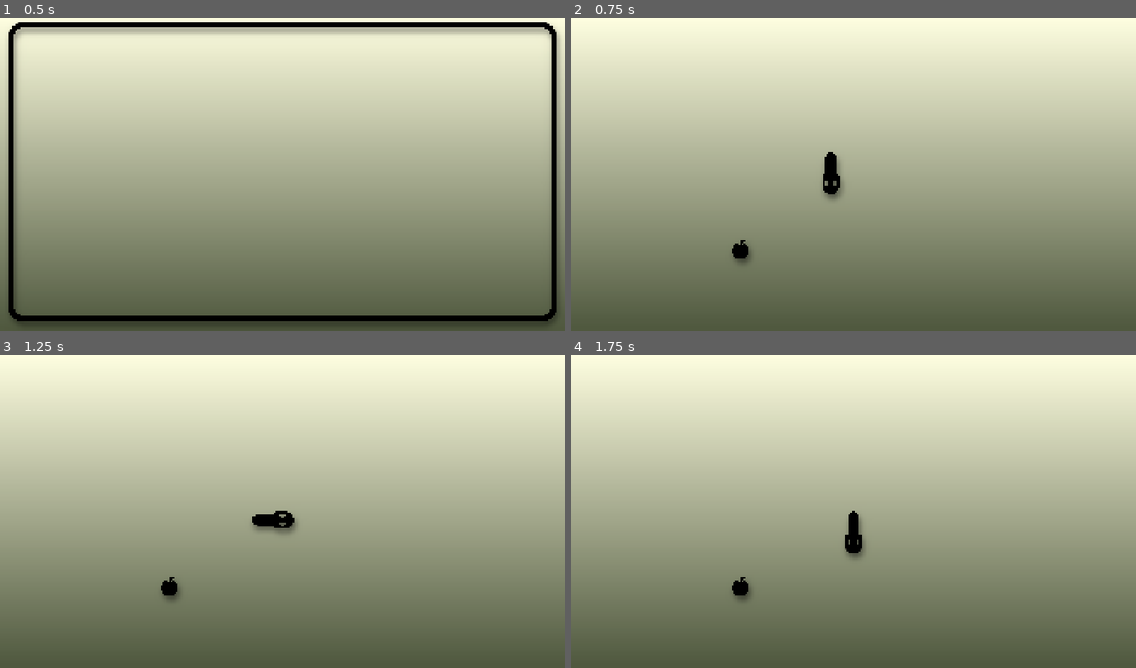
Above: before the commit, frames 1-4 (two rows, left to right).
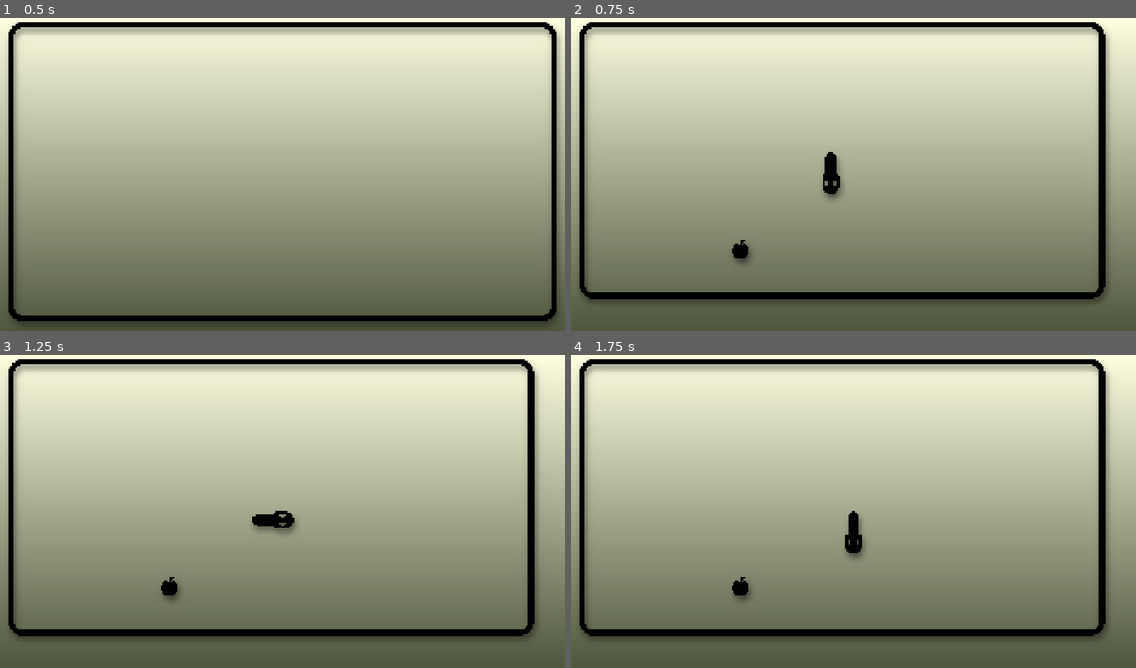
Above: after the commit, the same moments.

Repository: oschijns/coding-gouter-godot
Game: Godot game, scene res://snake_game.tscn
The game is run twice, just before and just after one commit, with the same random seed, the same clock (stepped at 60 frames per second) and the same inputs.
Inputs:
- Up to frame 1 (0.5 s): no input
- Up to frame 2 (0.75 s): tap Enter at 0.5 s; hold Right (move_right) from 0.53 s (still down)
- Up to frame 3 (1.25 s): keep holding Right (move_right)
- Up to frame 4 (1.75 s): release Right (move_right) at 1.28 s; hold Down (move_down) from 1.28 s (still down)

Frame 1 is identical in both runs. In frame 2, 9.1% of the frame differs, in the area x 1-96%, y 1-91%; in frame 3, 9.1%; in frame 4, 9.1%.

Commit message:
fix(snake): Fixed border drawing

Diff:
--- a/snake/src/core/snake_canvas.gd
+++ b/snake/src/core/snake_canvas.gd
@@ -97,20 +97,20 @@
 	var y1 := play_area.end.y
 
 	# On trace les deux lignes horizontales en même temps
-	for x in range(x0 + 1, x1 - 1):
+	for x in range(x0 + 1, x1):
 		_draw_tile(Vector2i(x, y0), BORDER_LINE, RotLine.H)
 		_draw_tile(Vector2i(x, y1), BORDER_LINE, RotLine.H)
 
 	# On trace les deux lignes verticales en même temps
-	for y in range(y0 + 1, y1 - 1):
+	for y in range(y0 + 1, y1):
 		_draw_tile(Vector2i(x0, y), BORDER_LINE, RotLine.V)
 		_draw_tile(Vector2i(x1, y), BORDER_LINE, RotLine.V)
 
 	# On trace les quatres coins
-	_draw_tile(Vector2i(x0, y0), BORDER_BEND, RotBend.NW)
-	_draw_tile(Vector2i(x1, y0), BORDER_BEND, RotBend.NE)
-	_draw_tile(Vector2i(x0, y1), BORDER_BEND, RotBend.SW)
-	_draw_tile(Vector2i(x1, y1), BORDER_BEND, RotBend.SE)
+	_draw_tile(Vector2i(x0, y0), BORDER_BEND, RotBend.NE)
+	_draw_tile(Vector2i(x1, y0), BORDER_BEND, RotBend.NW)
+	_draw_tile(Vector2i(x0, y1), BORDER_BEND, RotBend.SE)
+	_draw_tile(Vector2i(x1, y1), BORDER_BEND, RotBend.SW)
 
 #endregion
 
--- a/snake/src/game/snake_game.gd
+++ b/snake/src/game/snake_game.gd
@@ -89,6 +89,7 @@
 	snake_positions.push_front(next)
 
 	canvas.clear()
+	canvas.draw_border()
 	canvas.draw_snake(snake_positions)
 	canvas.draw_apple(apple_position)
 
